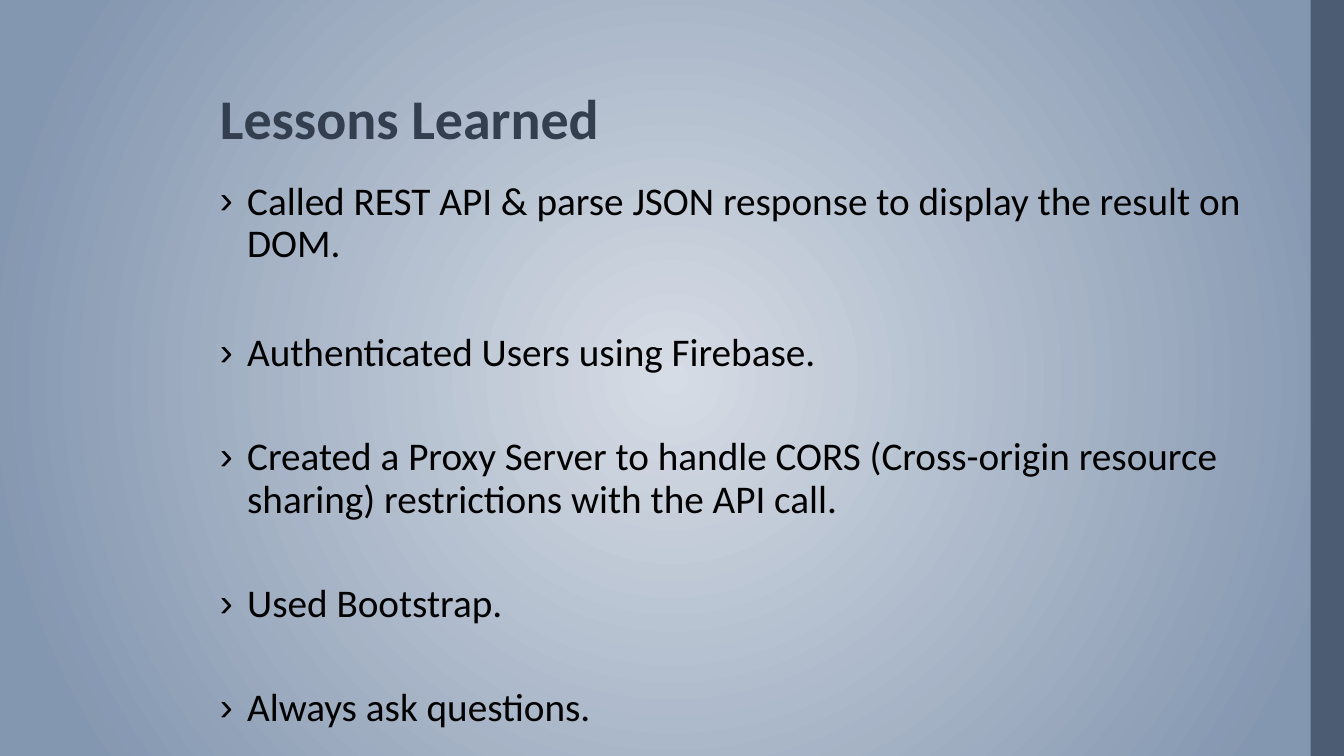
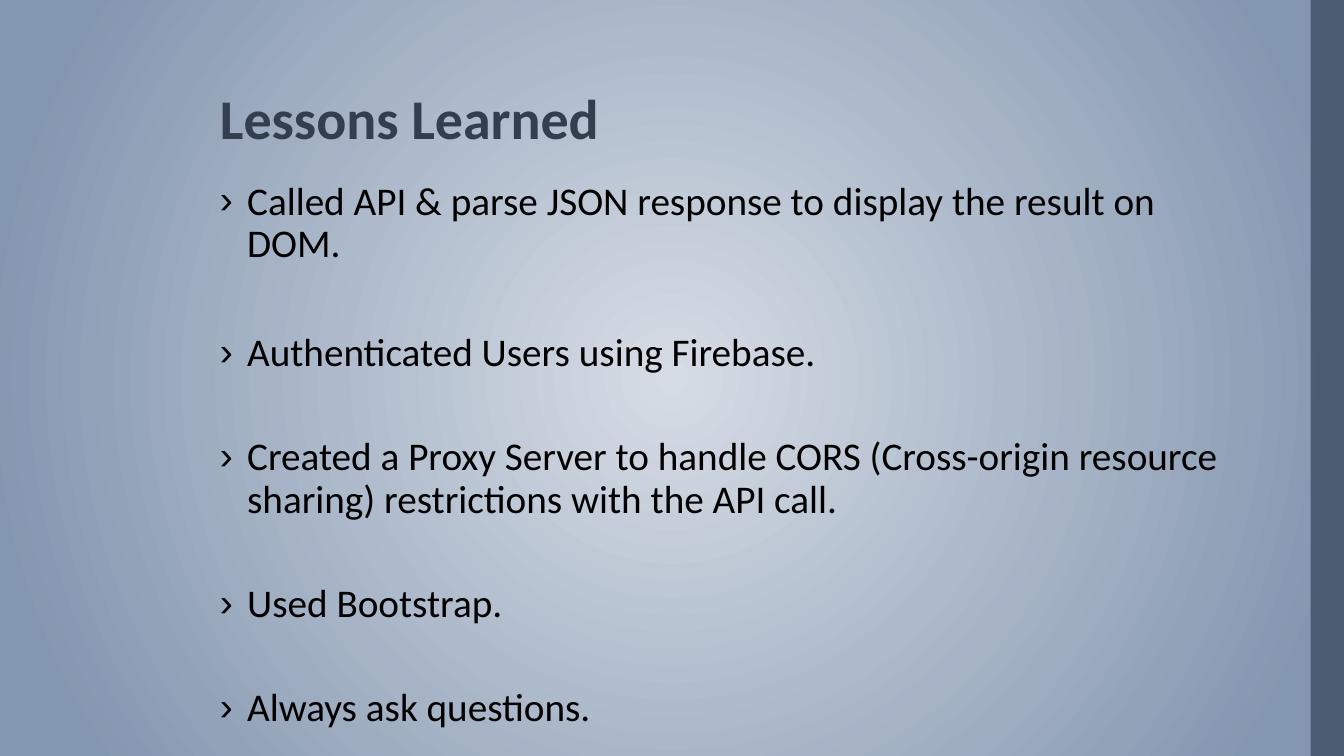
Before and after one commit to preetikrp/Pharmaplex, a slide deck: slide 4 of Demo-Pharmaplex.pptx. Drawn at 1344x756 pixels with LibreOffice and Linux fonts; fonts in the diff are those of the drawing; background and template pictures are left out. Boxes give left, top, right and bottom in pixels: in the first picture for what was removed or moved away, otherwise in the second. Text is boxed around its words. In the diff, an @@ line names an element or a change of style, - is before the commit and + after.

```diff
--- a/Demo-Pharmaplex.pptx
+++ b/Demo-Pharmaplex.pptx
@@ text at [247,187,1155,258]: text changed @@
-› Called REST API & parse JSON response to display the result on DOM.
+› Called API & parse JSON response to display the result on DOM.
```
Also in this commit, not shown: 2 other slides changed, 1 other file.
